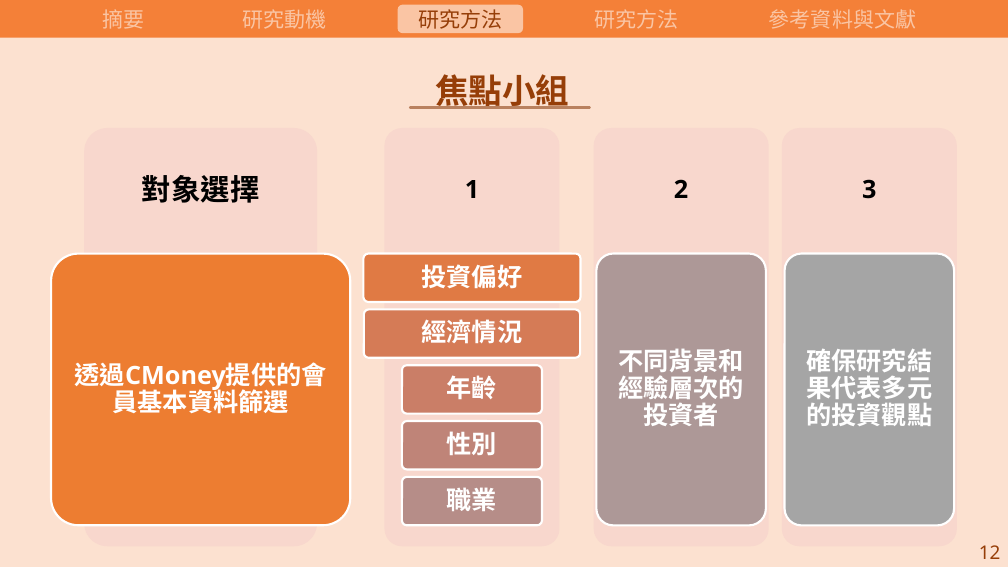
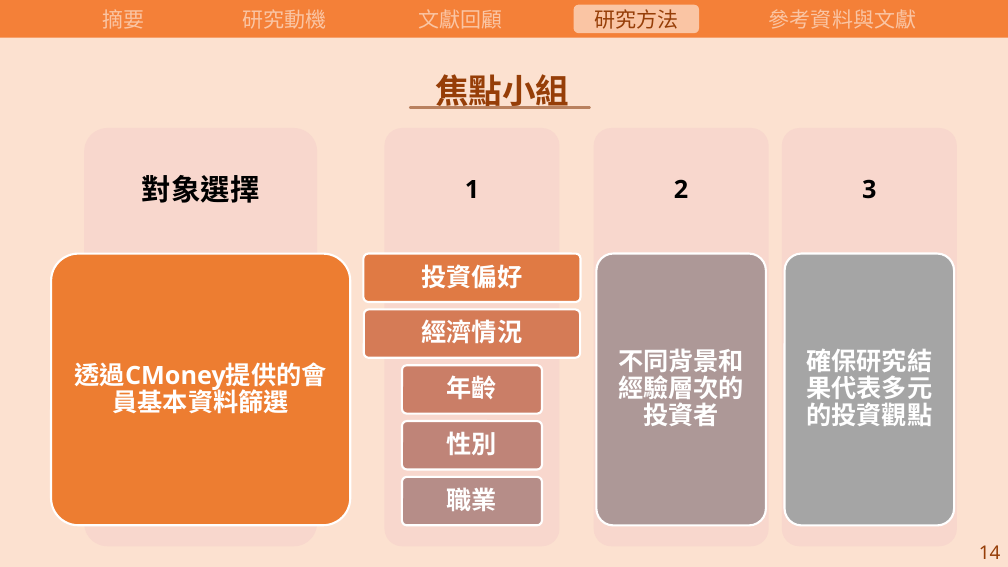
Before and after one commit to carina419/NTUST, a slide deck: slide 17 of 112-2/MI6006701 研究方法/研究方法期末報告.pptx. Drawn at 1008x567 pixels with LibreOffice and Linux fonts; fonts in the diff are those of the drawing. Boxes give left, top, right and bottom in pixels: in the first picture for what was removed or moved away, otherwise in the second. Text is boxed around its words. In the diff, an @@ line names an element or a change of style, - is before the commit and + after.

```diff
--- a/112-2/MI6006701 研究方法/研究方法期末報告.pptx
+++ b/112-2/MI6006701 研究方法/研究方法期末報告.pptx
@@ text at (x1=418, y1=9, x2=502, y2=29): text changed; text colour #963E08 to #FAC5A4 @@
-研究方法
+文獻回顧
@@ rounded rectangle moved from (x1=398, y1=5, x2=523, y2=33) to (x1=574, y1=5, x2=699, y2=33) @@
@@ text "研究方法" at (x1=594, y1=9, x2=678, y2=29): text colour #FAC5A4 to #963E08 @@
@@ text at (x1=979, y1=545, x2=1001, y2=559): text changed @@
-12
+14
```
Also in this commit, not shown: 10 other slides changed, 2 slides removed.
